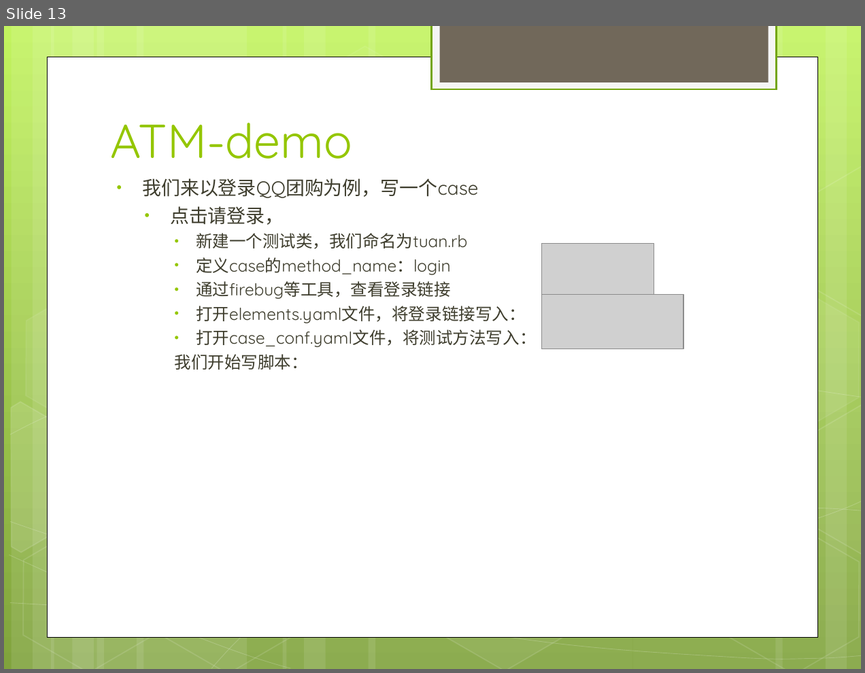
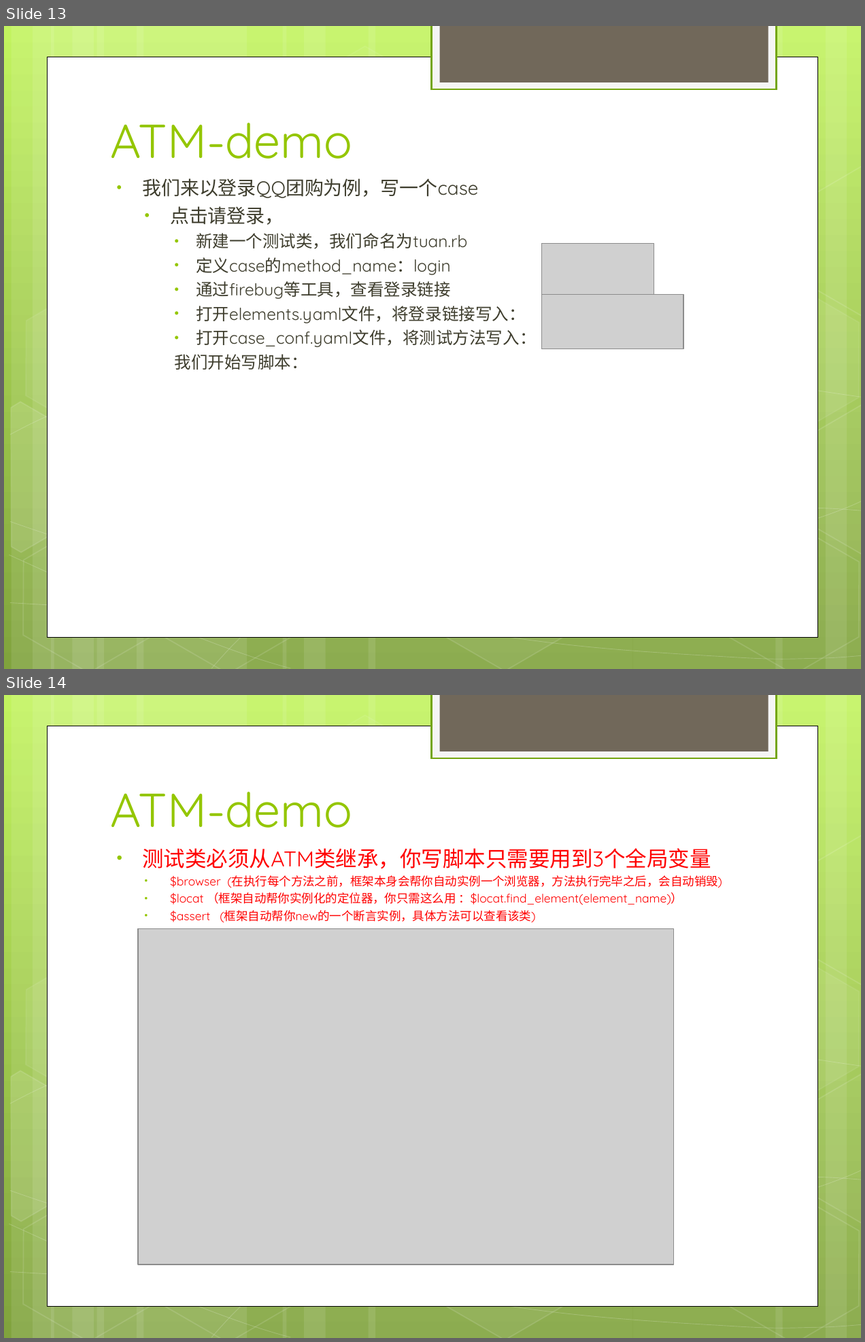
Before and after one commit to Shartul/framework-watir-webdriver, a slide deck: AutoTest/doc/ATM.ppt. Shown one above the other, each under a label of ours: slide 13 before the commit, slides 13 and 14 after it. The pictures are 865x673 and 865x1342 pixels, drawn with LibreOffice and Linux fonts; fonts in the diff are those of the drawing; grey boxes stand for pictures. Boxes give left, top, right and bottom in pixels: in the first picture for what was removed or moved away, otherwise in the second. Text is boxed around its words. In the diff, an @@ line names an element or a change of style, - is before the commit and + after.

```diff
--- a/AutoTest/doc/ATM.ppt
+++ b/AutoTest/doc/ATM.ppt
@@ slide 14 added at [4, 695, 861, 1338], background gradient #C2F35F to #80A33D; not listed: 31 template elements that a slide beside it also shows @@
@@ title added at [110, 792, 352, 828], 40 pt, text #94C600 @@
+ATM-demo
@@ text added at [142, 848, 722, 923], 10 pt, text #FF0000 @@
+• 测试类必须从ATM类继承，你写脚本只需要用到3个全局变量
+  • $browser (在执行每个方法之前，框架本身会帮你自动实例一个浏览器，方法执行完毕之后，会自动销毁)
+  • $locat （框架自动帮你实例化的定位器，你只需这么用 ：$locat.find_element(element_name)）
+  • $assert (框架自动帮你new的一个断言实例，具体方法可以查看该类)
@@ picture added at [138, 929, 673, 1265] @@
```
Also in this commit, not shown: 3 slides changed, 1 slide removed.
